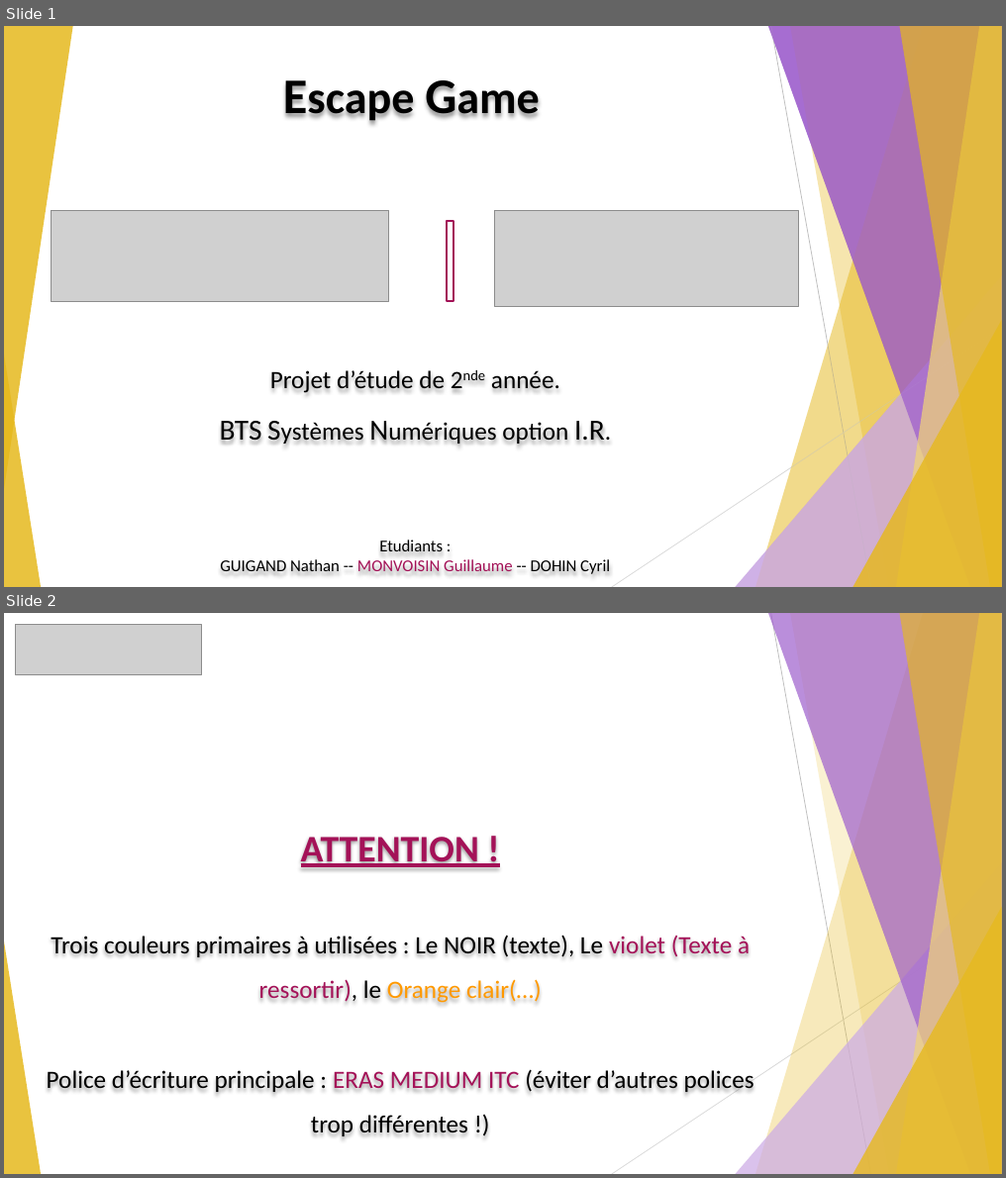
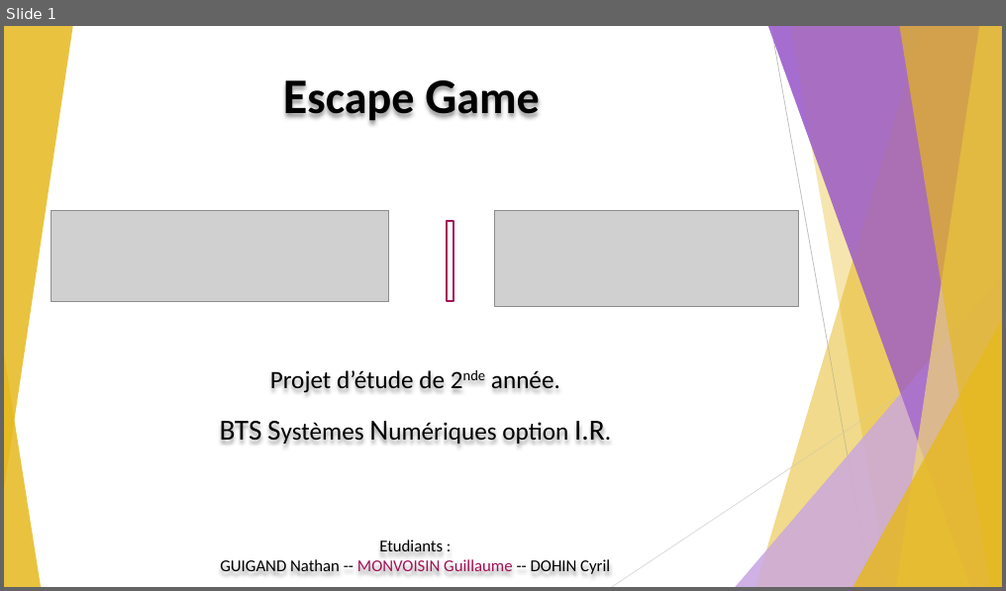
Before and after one commit to GuiguiMvn/Systeme-Escape-Game-Telethon, a slide deck: Guillaume/Documents/Revue 1 de projet étudiant 1 Escape Game Téléthon.pptx. Shown one above the other, each under a label of ours: slides 1 and 2 before the commit, slide 1 after it. The pictures are 1006x1178 and 1006x591 pixels, drawn with LibreOffice and Linux fonts; fonts in the diff are those of the drawing; grey boxes stand for pictures. Boxes give left, top, right and bottom in pixels: in the first picture for what was removed or moved away, otherwise in the second. Text is boxed around its words. In the diff, an @@ line names an element or a change of style, - is before the commit and + after.

```diff
--- a/Guillaume/Documents/Revue 1 de projet étudiant 1 Escape Game Téléthon.pptx
+++ b/Guillaume/Documents/Revue 1 de projet étudiant 1 Escape Game Téléthon.pptx
@@ slide 2 removed at (4,613,1002,1174), background #FFFFFF; not listed: 7 template elements that a slide beside it also shows @@
@@ picture removed at (16,625,202,675) @@
@@ line removed from (771, 613) to (871, 1174) @@
@@ text removed at (47,830,754,1137) @@
-ATTENTION !
-Trois couleurs primaires à utilisées : Le NOIR (texte), Le violet (Texte à ressortir), le Orange clair(…)
-Police d’écriture principale : ERAS MEDIUM ITC (éviter d’autres polices trop différentes !)
@@ line removed from (1002, 915) to (612, 1174) @@
@@ triangle removed at (4,942,41,1174) @@
```
Also in this commit, not shown: 2 slides changed, 1 slide added.
